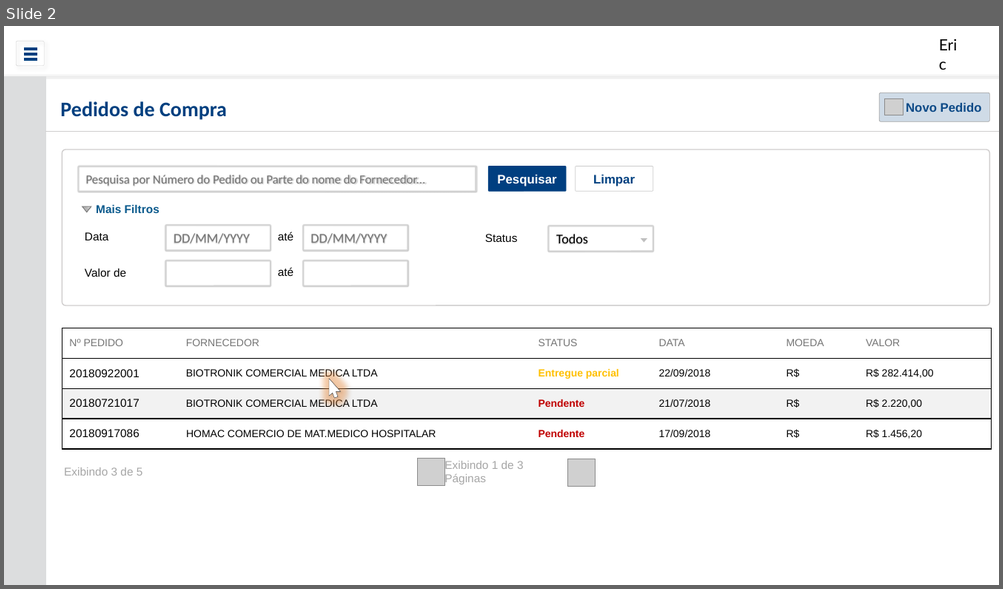
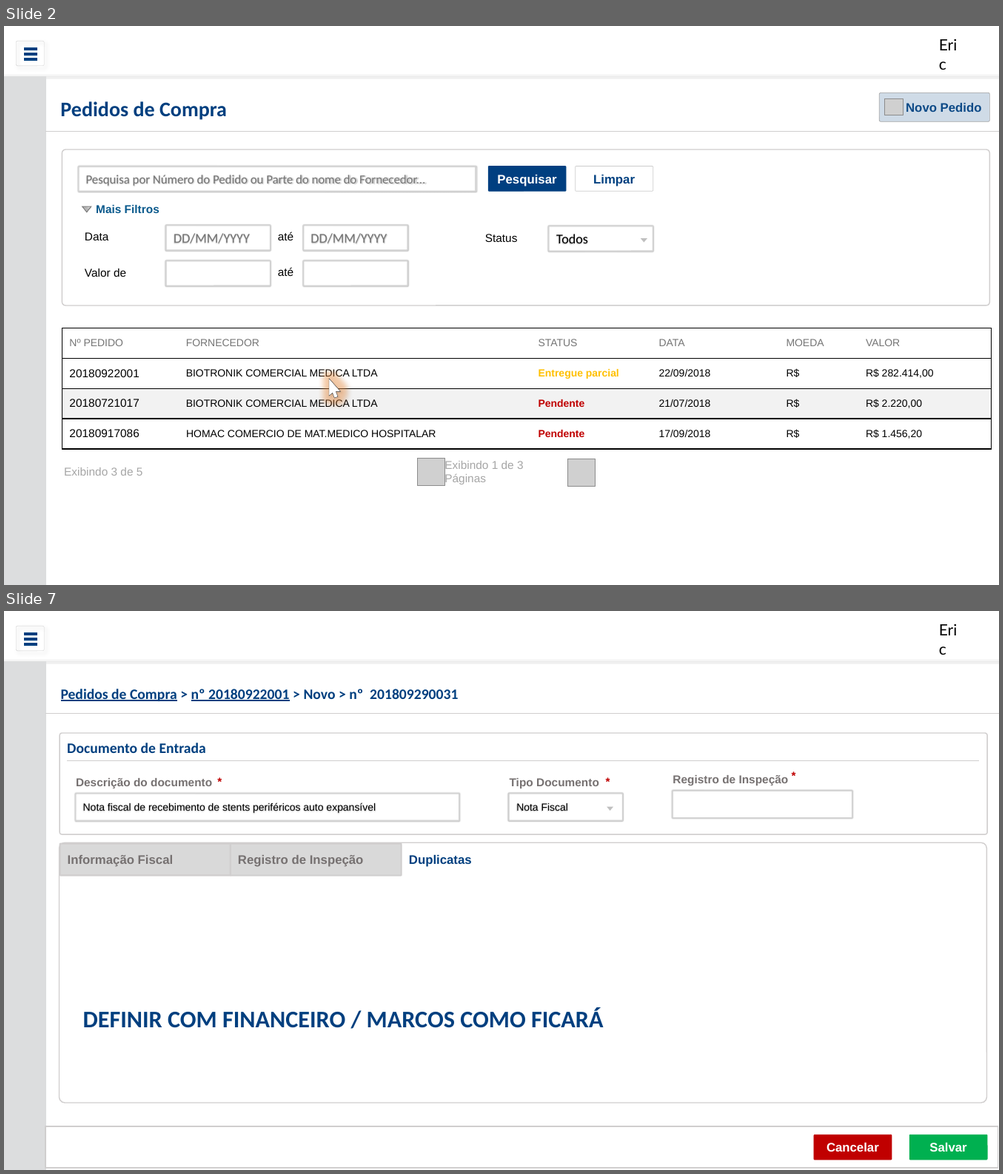
Before and after one commit to ericfgsilva/biograma, a slide deck: prototipo/PedidoDeCompra.pptx. Shown one above the other, each under a label of ours: slide 2 before the commit, slides 2 and 7 after it; the slides between them are not shown. The pictures are 1003x589 and 1003x1174 pixels, drawn with LibreOffice and Linux fonts; fonts in the diff are those of the drawing; grey boxes stand for pictures; background and template pictures are left out. Boxes give left, top, right and bottom in pixels: in the first picture for what was removed or moved away, otherwise in the second. Text is boxed around its words. In the diff, an @@ line names an element or a change of style, - is before the commit and + after.

Commit message:
Conclusão parcial do cadastro de doc de entrada.

```diff
--- a/prototipo/PedidoDeCompra.pptx
+++ b/prototipo/PedidoDeCompra.pptx
@@ slide 7 added at (4,611,999,1170), background #FFFFFF; not listed: 7 template elements that a slide beside it also shows @@
@@ text added at (61,689,458,701), 14 pt, text #003F7F, bold, underline @@
+Pedidos de Compra > nº 20180922001 > Novo > nº 201809290031
@@ line added from (45, 713) to (999, 713), #D0CECE 0.5 pt @@
@@ rounded rectangle added at (60,733,987,834), outline #D0CECE 1 pt @@
@@ text added at (67,743,206,753), 14 pt, text #003F7F, bold @@
+Documento de Entrada
@@ line added from (68, 761) to (979, 761), #D0CECE 0.5 pt @@
@@ text added at (76,778,212,789), 11 pt, text #767171, bold @@
+Descrição do documento
@@ text added at (210,773,229,791), 11 pt, text #C00000, bold @@
+*
@@ text added at (509,778,599,789), 11 pt, text #767171, bold @@
+Tipo Documento
@@ text added at (598,773,617,791), 11 pt, text #C00000, bold @@
+*
@@ text added at (672,775,788,786), 11 pt, text #767171, bold @@
+Registro de Inspeção
@@ text added at (784,768,803,786), 11 pt, text #C00000, bold @@
+*
@@ rounded rectangle added at (76,794,459,820), outline #D4D4D4 1 pt, 10 pt, text #000000 @@
+Nota fiscal de recebimento de stents periféricos auto expansível
@@ rounded rectangle added at (509,794,623,820), outline #D4D4D4 1 pt, 10 pt, text #000000 @@
+Nota Fiscal
@@ triangle added at (607,806,614,810), fill #BFBFBF @@
@@ rounded rectangle added at (672,791,852,817), outline #D4D4D4 1 pt @@
@@ group added at (60,843,987,1103): 3 rounded rectangles, 1 text @@
+Informação Fiscal
+Registro de Inspeção
+Duplicatas
@@ text added at (83,1008,603,1028), 23 pt, text #003F7F, bold @@
+DEFINIR COM FINANCEIRO / MARCOS COMO FICARÁ
@@ rounded rectangle added at (45,1128,998,1169), outline #D0CECE 1 pt @@
@@ rounded rectangle added at (814,1136,891,1160), fill #C00000, outline #C00000 0.5 pt, 12 pt, text #FFFFFF, bold @@
+Cancelar
@@ rounded rectangle added at (909,1136,987,1160), fill #00B050, outline #00B050 0.5 pt, 12 pt, text #FFFFFF, bold @@
+Salvar
```
Also in this commit, not shown: 4 slides changed, 2 other slides added.
